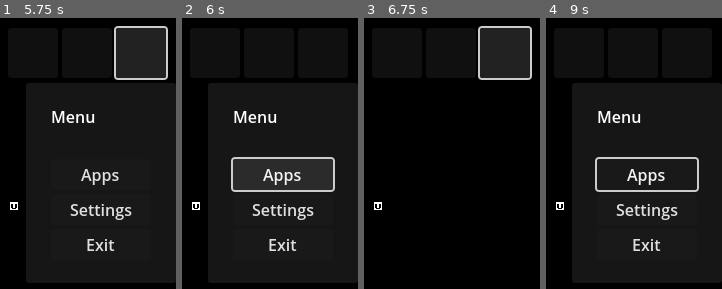
Above: before the commit, frames 1-4 (left to right).
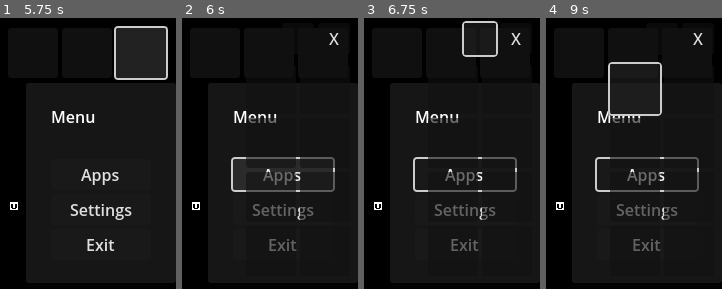
Above: after the commit, the same moments.

Repository: TaN-404/Orbit
Game: Godot game, scene res://scenes/main.tscn
The game is run twice, just before and just after one commit, with the same random seed, the same clock (stepped at 60 frames per second) and the same inputs.
Inputs (mouse positions are in pixels of both pictures, inside the frame that each line leads up to):
- Up to frame 1 (5.75 s): click (33, 53) at 0.5 s; click (86, 53) at 1.25 s; click (33, 53) at 2 s; click (86, 53) at 2.75 s; click (33, 53) at 3.5 s; click (86, 53) at 4.25 s; click (140, 53) at 5 s
- Up to frame 2 (6 s): click "Apps" at 5.75 s
- Up to frame 3 (6.75 s): click (480, 39) at 6.52 s
- Up to frame 4 (9 s): click (697, 39) at 7.25 s, where only the run after the commit has a clickable "X"; click "Apps" at 8 s; click (635, 88) at 8.77 s

Frame 1 is identical in both runs. In frame 2, 2.7% of the frame differs, in the area x 36-90%, y 5-86%; in frame 3, 9.4%, in the area x 27-96%, y 1-90%; in frame 4, 3.5%.

Commit message:
quick-menu-window-added

Diff:
--- a/scenes/main.tscn
+++ b/scenes/main.tscn
@@ -1,14 +1,16 @@
-[gd_scene load_steps=5 format=3 uid="uid://ko18rygn3ha3"]
+[gd_scene load_steps=6 format=3 uid="uid://ko18rygn3ha3"]
 
 [ext_resource type="Script" path="res://scripts/main.gd" id="1_38bbg"]
 [ext_resource type="Texture2D" uid="uid://cb7on2oual7dc" path="res://assets/magnet.png" id="1_nlsak"]
 [ext_resource type="PackedScene" uid="uid://bjvtvcq0t0jx4" path="res://scenes/notes.tscn" id="2_7sf68"]
 [ext_resource type="PackedScene" uid="uid://culqyx1lvbpaj" path="res://scenes/settings.tscn" id="3_dvawn"]
+[ext_resource type="PackedScene" uid="uid://c73sdfceperq4" path="res://scenes/quick_menu.tscn" id="4_wln7i"]
 
 [node name="Main" type="Node2D"]
 script = ExtResource("1_38bbg")
 sticky_notes = ExtResource("2_7sf68")
 settings = ExtResource("3_dvawn")
+QuickMenu = ExtResource("4_wln7i")
 
 [node name="Sprite2D" type="Sprite2D" parent="."]
 position = Vector2(158, 188)
@@ -103,5 +105,6 @@
 [connection signal="button_down" from="MenuController/MarginContainer/HBoxContainer/MoveWindowButton" to="." method="_on_move_window_button_button_down"]
 [connection signal="button_up" from="MenuController/MarginContainer/HBoxContainer/MoveWindowButton" to="." method="_on_move_window_button_button_up"]
 [connection signal="pressed" from="MenuController/MarginContainer/HBoxContainer/MenuButton" to="." method="_on_menu_button_pressed"]
+[connection signal="pressed" from="Menu/PanelContainer/Panel/MarginContainer/VBoxContainer/QuickMenu" to="." method="_on_quick_menu_pressed"]
 [connection signal="pressed" from="Menu/PanelContainer/Panel/MarginContainer/VBoxContainer/Settings" to="." method="_on_settings_pressed"]
 [connection signal="pressed" from="Menu/PanelContainer/Panel/MarginContainer/VBoxContainer/Exit" to="." method="_on_exit_pressed"]
--- /dev/null
+++ b/scenes/quick_menu.tscn
@@ -0,0 +1,85 @@
+[gd_scene load_steps=2 format=3 uid="uid://c73sdfceperq4"]
+
+[ext_resource type="Script" path="res://scripts/quick_menu.gd" id="1_nwerr"]
+
+[node name="QuickMenu" type="Window"]
+position = Vector2i(0, 36)
+size = Vector2i(120, 270)
+script = ExtResource("1_nwerr")
+
+[node name="Qmenu" type="Control" parent="."]
+layout_mode = 3
+anchors_preset = 0
+offset_right = 40.0
+offset_bottom = 40.0
+
+[node name="VBoxContainer" type="VBoxContainer" parent="Qmenu"]
+layout_mode = 0
+offset_right = 40.0
+offset_bottom = 40.0
+
+[node name="MarginContainer2" type="MarginContainer" parent="Qmenu/VBoxContainer"]
+layout_mode = 2
+theme_override_constants/margin_top = 5
+theme_override_constants/margin_right = 10
+
+[node name="HBoxContainer" type="HBoxContainer" parent="Qmenu/VBoxContainer/MarginContainer2"]
+layout_mode = 2
+size_flags_horizontal = 8
+
+[node name="Move" type="Button" parent="Qmenu/VBoxContainer/MarginContainer2/HBoxContainer"]
+custom_minimum_size = Vector2(32, 32)
+layout_mode = 2
+
+[node name="Exit" type="Button" parent="Qmenu/VBoxContainer/MarginContainer2/HBoxContainer"]
+custom_minimum_size = Vector2(32, 32)
+layout_mode = 2
+size_flags_horizontal = 8
+text = "X"
+
+[node name="MarginContainer" type="MarginContainer" parent="Qmenu/VBoxContainer"]
+layout_mode = 2
+theme_override_constants/margin_left = 8
+theme_override_constants/margin_top = 5
+theme_override_constants/margin_right = 10
+theme_override_constants/margin_bottom = 10
+
+[node name="GridContainer" type="GridContainer" parent="Qmenu/VBoxContainer/MarginContainer"]
+layout_mode = 2
+columns = 2
+
+[node name="Button" type="Button" parent="Qmenu/VBoxContainer/MarginContainer/GridContainer"]
+custom_minimum_size = Vector2(50, 50)
+layout_mode = 2
+
+[node name="Button2" type="Button" parent="Qmenu/VBoxContainer/MarginContainer/GridContainer"]
+custom_minimum_size = Vector2(50, 50)
+layout_mode = 2
+
+[node name="Button3" type="Button" parent="Qmenu/VBoxContainer/MarginContainer/GridContainer"]
+custom_minimum_size = Vector2(50, 50)
+layout_mode = 2
+
+[node name="Button4" type="Button" parent="Qmenu/VBoxContainer/MarginContainer/GridContainer"]
+custom_minimum_size = Vector2(50, 50)
+layout_mode = 2
+
+[node name="Button5" type="Button" parent="Qmenu/VBoxContainer/MarginContainer/GridContainer"]
+custom_minimum_size = Vector2(50, 50)
+layout_mode = 2
+
+[node name="Button6" type="Button" parent="Qmenu/VBoxContainer/MarginContainer/GridContainer"]
+custom_minimum_size = Vector2(50, 50)
+layout_mode = 2
+
+[node name="Button7" type="Button" parent="Qmenu/VBoxContainer/MarginContainer/GridContainer"]
+custom_minimum_size = Vector2(50, 50)
+layout_mode = 2
+
+[node name="Button8" type="Button" parent="Qmenu/VBoxContainer/MarginContainer/GridContainer"]
+custom_minimum_size = Vector2(50, 50)
+layout_mode = 2
+
+[connection signal="button_down" from="Qmenu/VBoxContainer/MarginContainer2/HBoxContainer/Move" to="." method="_on_move_button_down"]
+[connection signal="button_up" from="Qmenu/VBoxContainer/MarginContainer2/HBoxContainer/Move" to="." method="_on_move_button_up"]
+[connection signal="pressed" from="Qmenu/VBoxContainer/MarginContainer2/HBoxContainer/Exit" to="." method="_on_exit_pressed"]
--- a/scripts/main.gd
+++ b/scripts/main.gd
@@ -10,6 +10,7 @@
 
 @export var sticky_notes : PackedScene
 @export var settings : PackedScene
+@export var QuickMenu : PackedScene
 
 @onready var menu: Control = $Menu
 
@@ -82,3 +83,40 @@
 		var setting_instance = settings.instantiate()
 		add_child(setting_instance)
 		setting_instance.visible = true
+
+
+func _on_quick_menu_pressed() -> void:
+	if QuickMenu != null:
+		var quickm_instance = QuickMenu.instantiate()
+		add_child(quickm_instance)
+		quickm_instance.visible = true
+		var screen_size = DisplayServer.screen_get_size()
+		var main_window_pos = _MainWindow.position
+		var main_window_size = _MainWindow.size
+
+		# QuickMenu size (adjust if needed)
+		var quick_menu_width = quickm_instance.size.x if quickm_instance.size.x > 0 else 200
+
+		# Check if QuickMenu fits on the right side
+		var space_on_right = screen_size.x - (main_window_pos.x + main_window_size.x)
+		var space_on_left = main_window_pos.x
+
+		if space_on_right >= quick_menu_width or space_on_right >= space_on_left:
+			# Place on the right
+			quickm_instance.position = Vector2(
+				main_window_pos.x + main_window_size.x,
+				main_window_pos.y
+			)
+		else:
+			# Place on the left
+			quickm_instance.position = Vector2(
+				main_window_pos.x - quick_menu_width,
+				main_window_pos.y
+			)
+
+		# Ensure QuickMenu doesn't go off-screen (clamping)
+		quickm_instance.position.x = clamp(
+			quickm_instance.position.x,
+			0,
+			screen_size.x - quick_menu_width
+		)
--- /dev/null
+++ b/scripts/quick_menu.gd
@@ -0,0 +1,37 @@
+extends Window
+
+
+@onready var _menu_window : Window = get_window()
+var main : Node2D
+
+var dragging = false
+var drag_offset := Vector2.ZERO
+
+
+# Called when the node enters the scene tree for the first time.
+func _ready() -> void:
+	_menu_window.borderless = true
+	_menu_window.transparent = true
+	_menu_window.transparent_bg = true
+
+	_menu_window.size = Vector2(120, 270)
+
+
+# Called every frame. 'delta' is the elapsed time since the previous frame.
+func _process(delta: float) -> void:
+	if dragging:
+		position = (Vector2(DisplayServer.mouse_get_position()) + drag_offset).round()
+
+
+
+func _on_exit_pressed() -> void:
+	queue_free()
+
+
+func _on_move_button_down() -> void:
+	dragging = true
+	drag_offset = position - DisplayServer.mouse_get_position()
+
+
+func _on_move_button_up() -> void:
+	dragging = false
